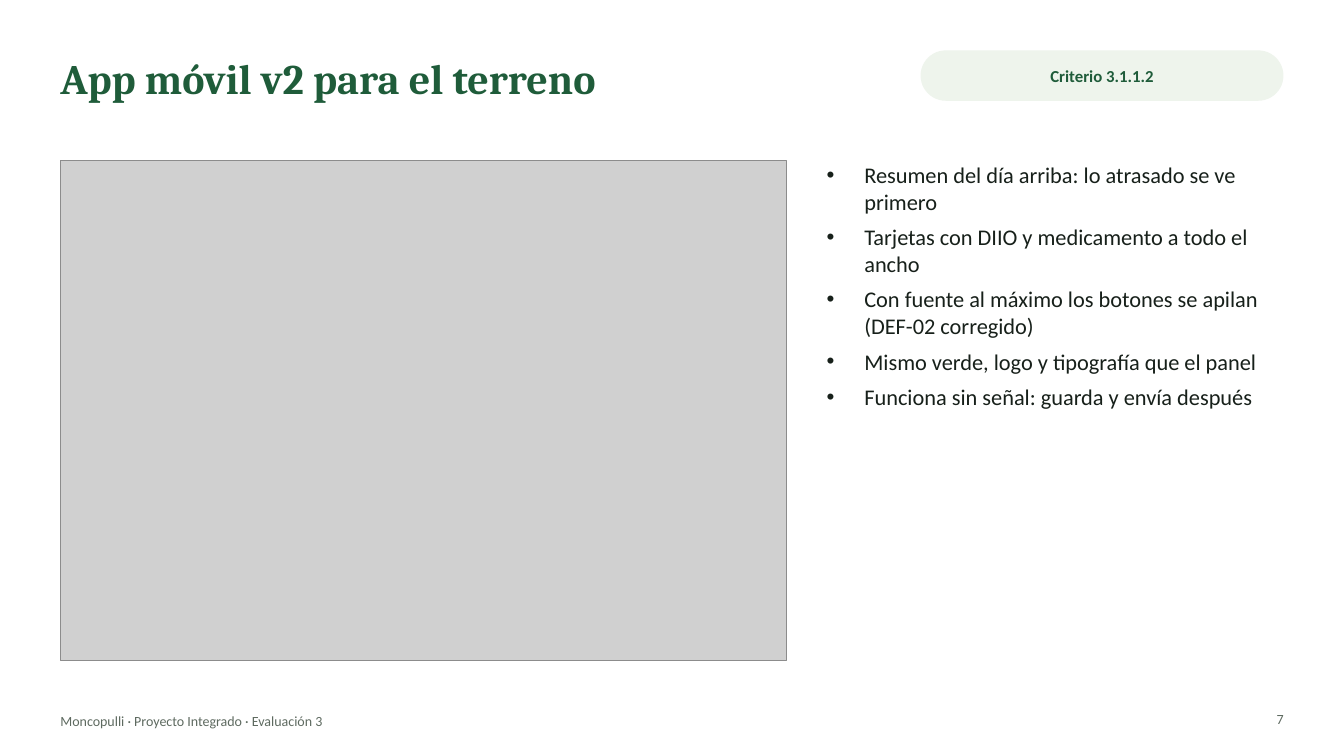
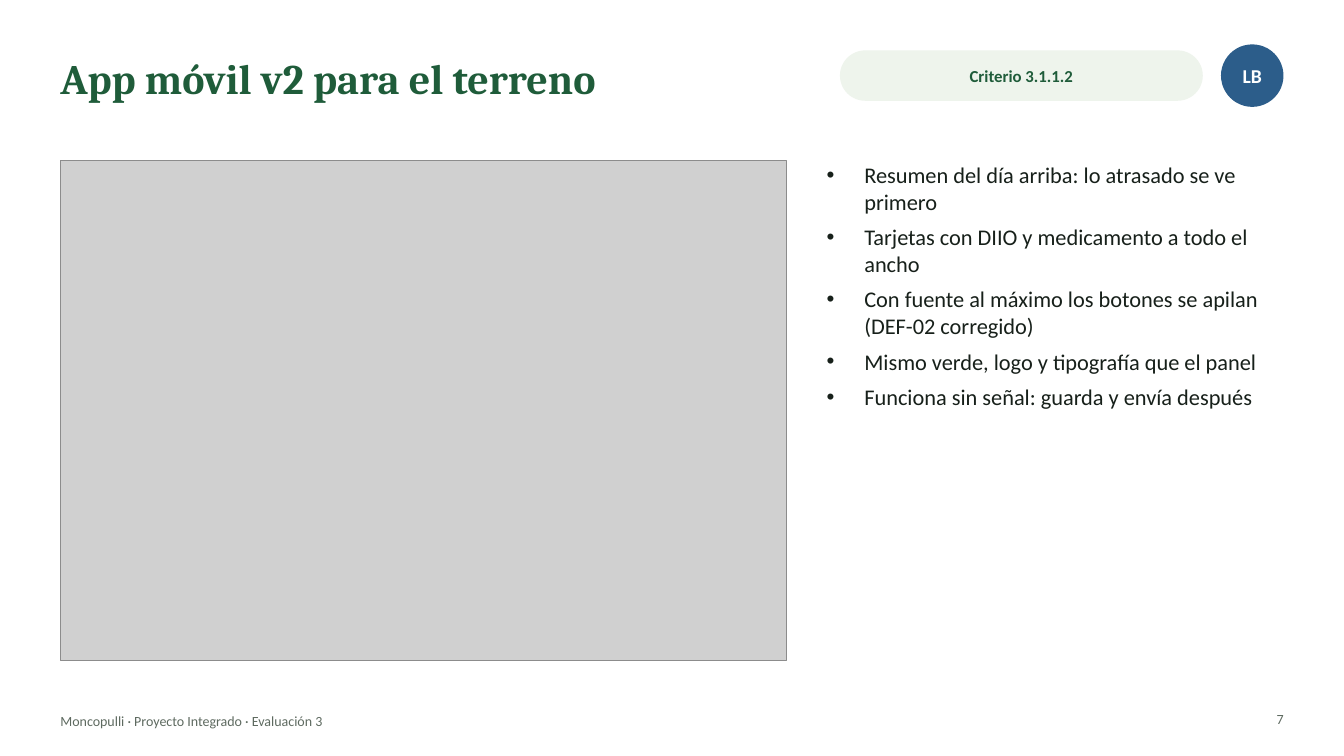
Before and after one commit to catitaconflow/moncopullis, a slide deck: slide 7 of docs/presentacion/Moncopulli_Defensa.pptx. Drawn at 1344x756 pixels with LibreOffice and Linux fonts; fonts in the diff are those of the drawing; grey boxes stand for pictures. Boxes give left, top, right and bottom in pixels: in the first picture for what was removed or moved away, otherwise in the second. Text is boxed around its words. In the diff, an @@ line names an element or a change of style, - is before the commit and + after.

```diff
--- a/docs/presentacion/Moncopulli_Defensa.pptx
+++ b/docs/presentacion/Moncopulli_Defensa.pptx
@@ text "Criterio 3.1.1.2": place and size @@
-text "Criterio 3.1.1.2" at bbox=[1050, 70, 1153, 82]
+text "Criterio 3.1.1.2" at bbox=[970, 70, 1072, 82]
@@ rounded rectangle: place and size @@
-rounded rectangle at bbox=[921, 50, 1284, 101]
+rounded rectangle at bbox=[840, 50, 1203, 101]
@@ ellipse added at bbox=[1221, 44, 1284, 107], fill #2C5D8A @@
@@ text added at bbox=[1243, 70, 1262, 83], 14 pt, text #FFFFFF, bold @@
+LB
```
Also in this commit, not shown: 23 other slides changed, 2 other files.
